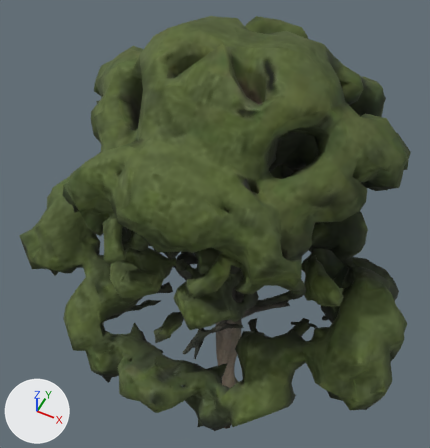
The glTF model public/models/flora/meshy-012/tree-1527-near.glb, before and after one commit.
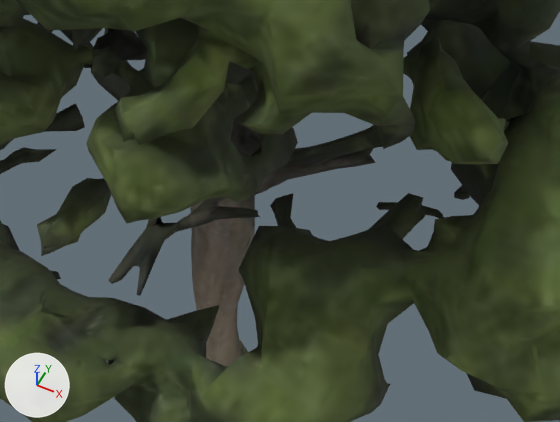
Each version is shown whole from a 50 mm lens placed at (3.24, -7.19, 16.54), pointed at (-0.67, 0.63, 6.77), then close up on the part from 32% to 85% of the width and 54% to 92% of the height. The axes (+X, +Y, +Z) are drawn at lower left. The lights are the same throughout. The last two pictures show the newer version. Vertices at exactly the same position are counted once.

Objects in the first close-up: 'Foliage', 'Wood'.
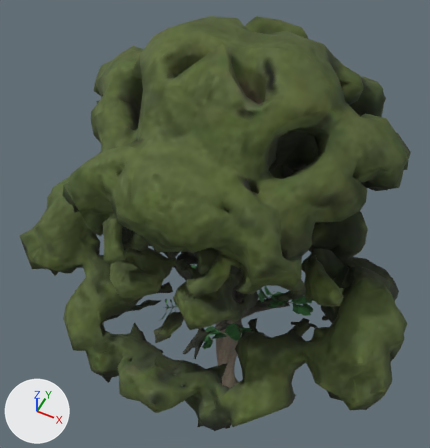
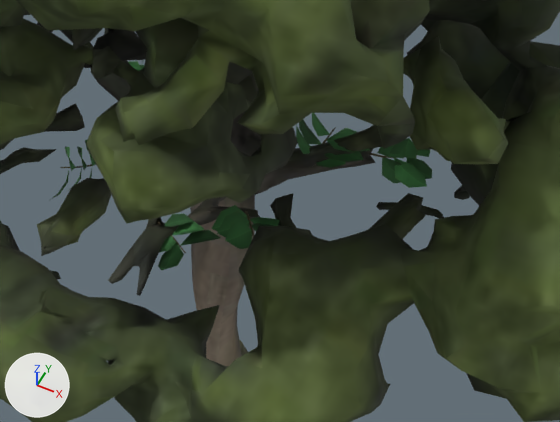
Patch to the scene script:
```diff
--- a/public/models/flora/meshy-012/tree-1527-near.glb.py
+++ b/public/models/flora/meshy-012/tree-1527-near.glb.py
@@ img_tree_1527_custom_attached_leaf_atlas @@
+img_tree_1527_custom_attached_leaf_atlas = load_image('tree-1527 custom attached leaf atlas', '_unpacked/tree-1527_custom_attached_leaf_atlas', 2048, 2048, 'sRGB')
@@ mat_foliage___mist_alder @@
 n1 = _N.new('ShaderNodeOutputMaterial'); n1.name = 'Material Output'
+n4 = _N.new('ShaderNodeMath'); n4.name = 'Math'
+n4.operation = 'SUBTRACT'
+n4.inputs[0].default_value = 1.0  # 'Value'
+n5 = _N.new('ShaderNodeMath'); n5.name = 'Math.001'
+n5.operation = 'LESS_THAN'
+n5.inputs[1].default_value = 0.35  # 'Value'
 n2 = _N.new('ShaderNodeMix'); n2.name = 'Mix'
@@ mat_foliage___mist_alder @@
 n3 = _N.new('ShaderNodeTexImage'); n3.name = 'Image Texture'
-n3.image = img_image_0
+n3.image = img_tree_1527_custom_attached_leaf_atlas
 _L.new(n0.outputs[0], n1.inputs[0])  # 'BSDF' to 'Surface'
@@ mat_foliage___mist_alder @@
 n0 = _N.new('ShaderNodeBsdfPrincipled'); n0.name = 'Principled BSDF'
 _L.new(n3.outputs[0], n2.inputs[6])  # 'Color' to 'A'
+_L.new(n4.outputs[0], n0.inputs[4])  # 'Value' to 'Alpha'
+_L.new(n5.outputs[0], n4.inputs[1])  # 'Value' to 'Value'
+_L.new(n3.outputs[1], n5.inputs[0])  # 'Alpha' to 'Value'
@@ me_mesh_0_001 @@
 # used by ob_foliage; location = (0.0, 0.0, 0.0)
-me_mesh_0_001.from_pydata(...)  # 8765 vertices, 17445 faces; spans x -3.8..3.8, y -3.68..3.68, z 2.53..12.0
+me_mesh_0_001.from_pydata(...)  # 9309 vertices, 18085 faces; spans x -3.8..3.8, y -3.68..3.68, z 2.53..12.0
+# me_mesh_0_001 part 1: 544 vertices added at x -1.3..1.92, y -1.67..1.06, z 5.25..6.67
+# me_mesh_0_001 part 2: 17419 kept faces spanning x -3.8..3.8, y -3.68..3.68, z 2.53..12.0 get new texture (UV) coordinates
 me_mesh_0_001.materials.append(mat_foliage___mist_alder)
```

Where the change shows, as pixel boxes [x1, y1, x2, y2] in the close-ups (560 x 422 px):
'Foliage', reshaped: [0, 0, 560, 422] in both
part 1 of me_mesh_0_001, added: after [50, 60, 432, 270]
part 2 of me_mesh_0_001, surface changed: [69, 58, 433, 400] in both
